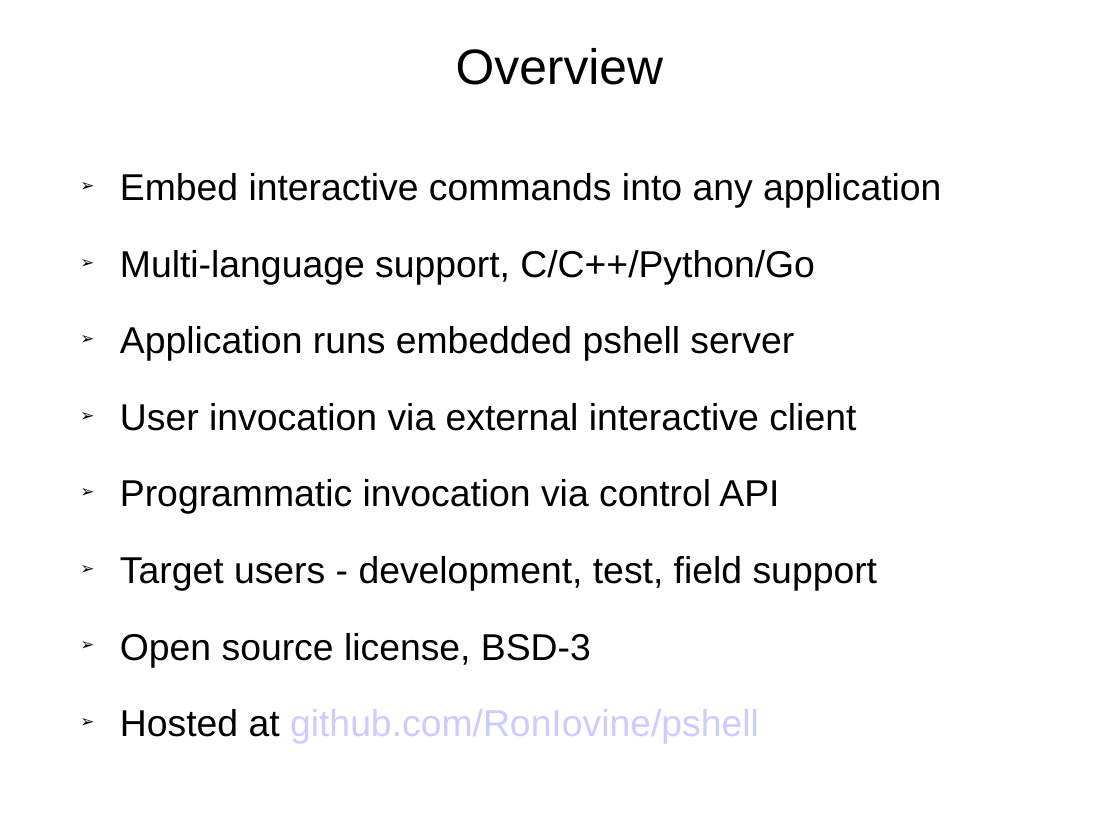
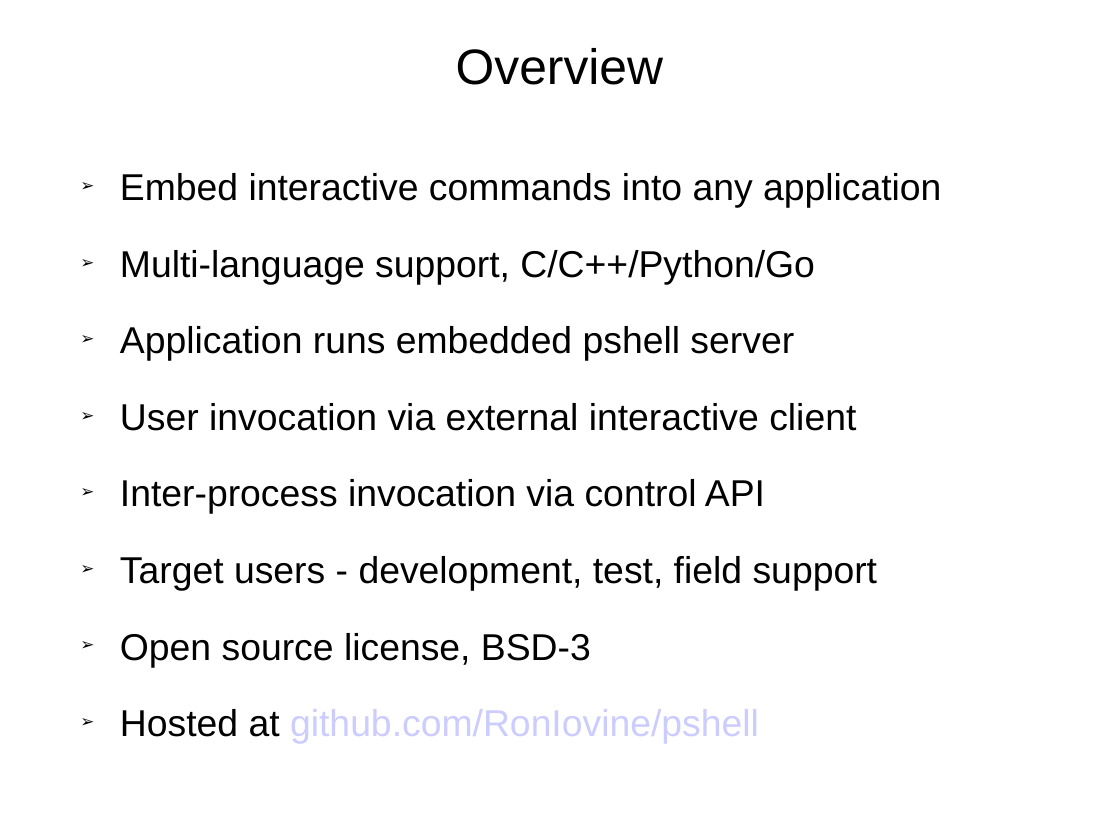
Before and after one commit to RonIovine/pshell, a slide deck: slide 2 of PSHELL-Framework.ppt. Drawn at 1120x840 pixels with LibreOffice and Linux fonts; fonts in the diff are those of the drawing. Boxes give left, top, right and bottom in pixels: in the first picture for what was removed or moved away, otherwise in the second. Text is boxed around its words. In the diff, an @@ line names an element or a change of style, - is before the commit and + after.

```diff
--- a/PSHELL-Framework.ppt
+++ b/PSHELL-Framework.ppt
@@ text at [120, 479, 765, 514]: text changed @@
-➢ Programmatic invocation via control API
+➢ Inter-process invocation via control API
```
Also in this commit, not shown: 1 other slide changed, 5 other files.
